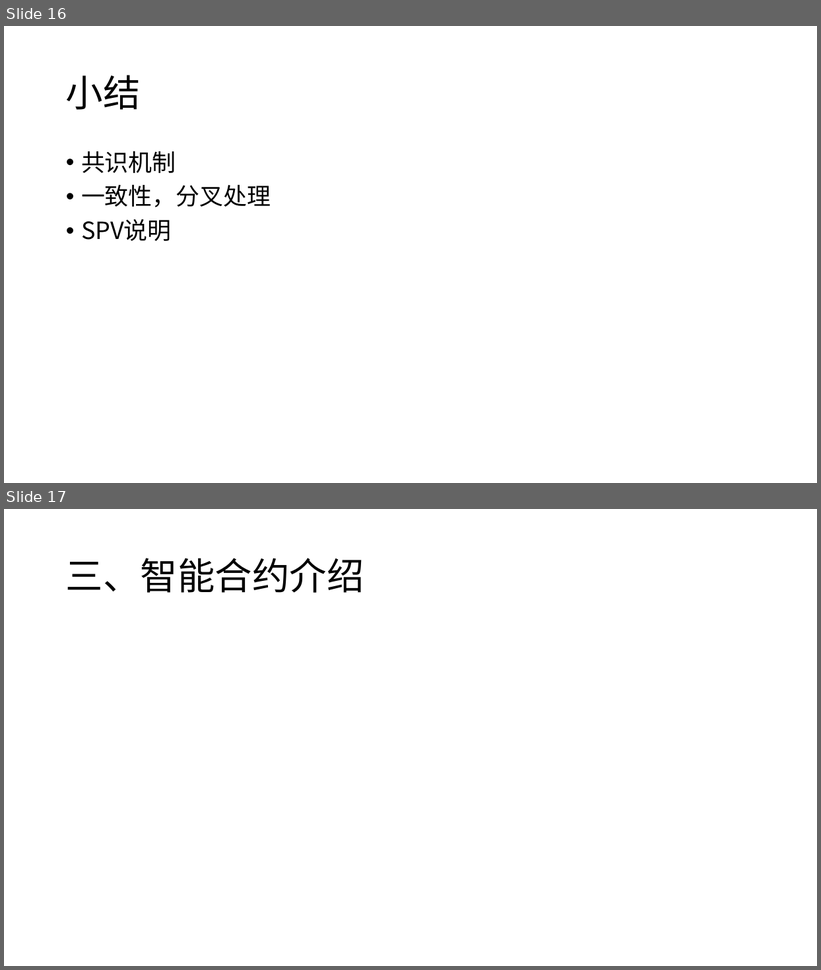
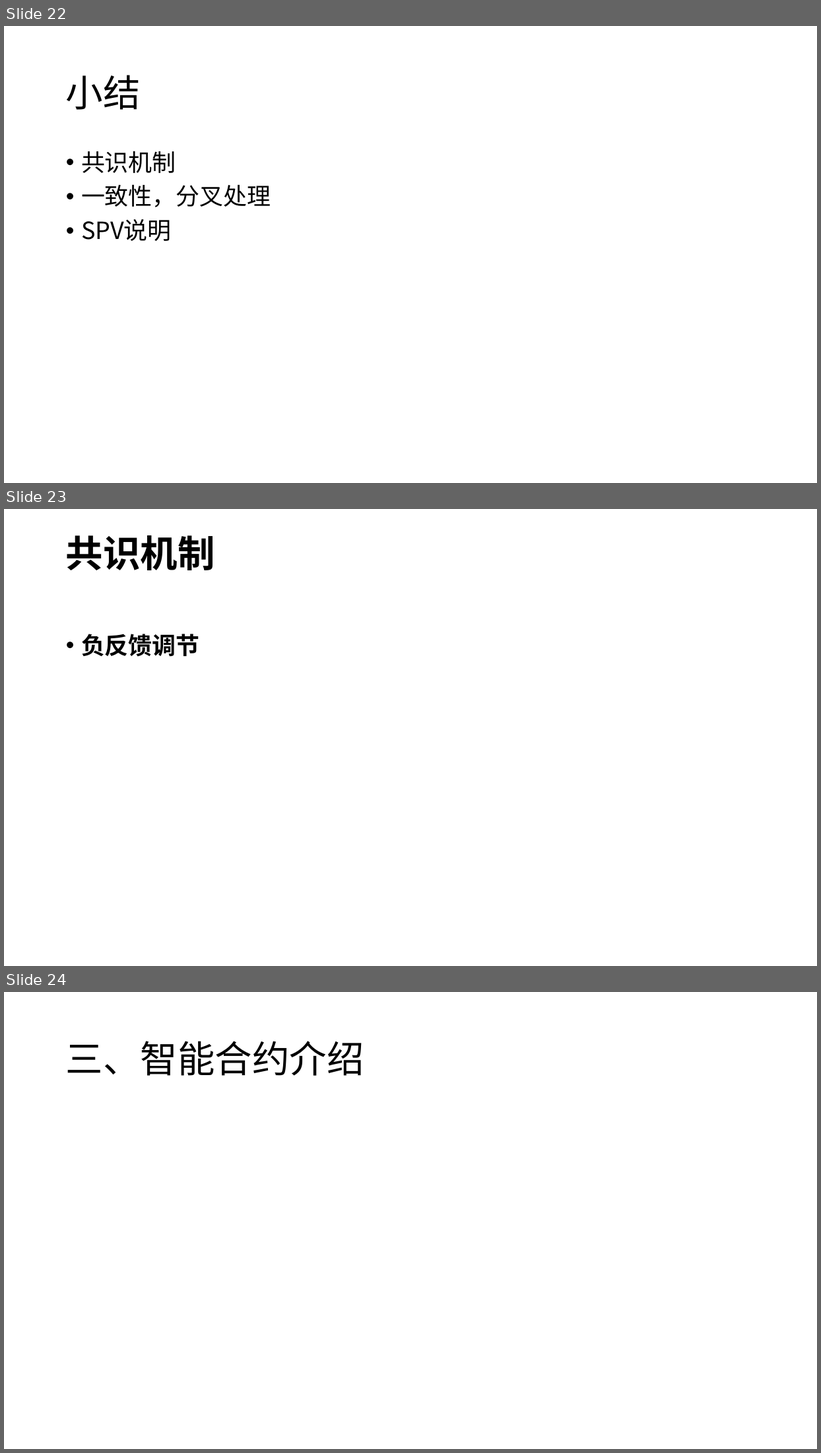
Before and after one commit to tdmm/blockchainppt, a slide deck: blockchain_intrduce.pptx. Shown one above the other, each under a label of ours: slides 16 and 17 before the commit, slides 22, 23 and 24 after it. The pictures are 821x970 and 821x1453 pixels, drawn with LibreOffice and Linux fonts; fonts in the diff are those of the drawing. Boxes give left, top, right and bottom in pixels: in the first picture for what was removed or moved away, otherwise in the second. Text is boxed around its words. In the diff, an @@ line names an element or a change of style, - is before the commit and + after.

```diff
--- a/blockchain_intrduce.pptx
+++ b/blockchain_intrduce.pptx
@@ slide 23 added at <box>4,509,817,966</box>, background #FFFFFF @@
@@ title added at <box>66,535,215,570</box>, 44 pt, text #000000, bold @@
+共识机制
@@ text added at <box>81,634,199,657</box>, 28 pt, text #000000, bold @@
+• 负反馈调节
@@ what was slide 16 is now slide 22 @@
@@ what was slide 17 is now slide 24 @@
```
Also in this commit, not shown: 1 slide changed, 10 other slides added, 5 slides removed, 2 other files.
